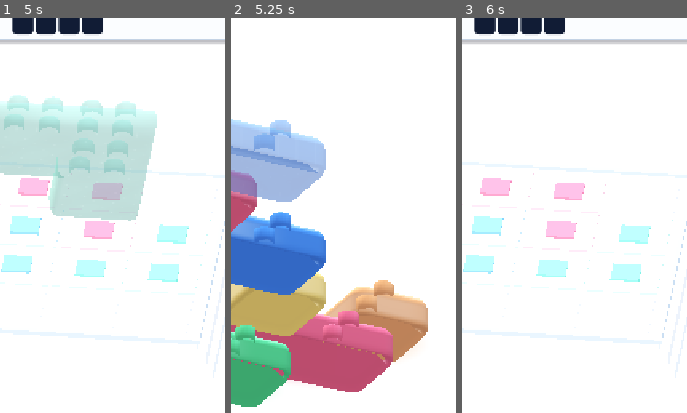
Above: before the commit, frames 1-3 (left to right).
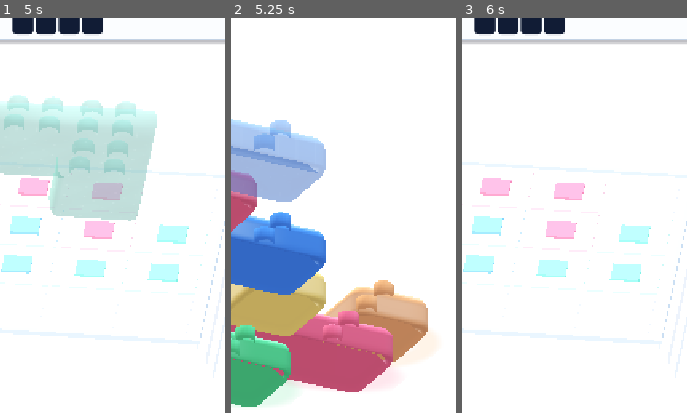
Above: after the commit, the same moments.

Repository: dbrckk/Jelly-bricks
Game: Godot game, scene res://scenes/main.tscn
Same seed, same stepped clock (60 frames per second), same inputs: the game is played once before the commit and once after it.
Inputs (mouse positions are % of the whole screen's width and height, from its top left):
- Up to frame 1 (5 s): click (8, 82) at 0.52 s; click (20, 82) at 1.27 s; click (32, 82) at 2.02 s; click "‹ Niveau" at 2.75 s; click "↻ Tourner" at 3.5 s; click "? Indice" at 4.25 s
- Up to frame 2 (5.25 s): click "Tour 3D" at 5 s
- Up to frame 3 (6 s): click "‹ Puzzles" at 5.75 s
The pictures show only the part of the screen within x 37-87%, y 20-70%; the shares and areas given below are measured in that part.

Frame 1 is identical in both runs. In frame 2, 0.3% of the frame differs, in the area x 12-70%, y 89-98%; in frame 3, nothing differs.

Commit message:
feat(graphics): pooled tinted Jelly light transmission with focused meniscus crescent and squared-radius shading

Diff:
--- a/native-godot/shaders/studio_caustics.gdshader
+++ b/native-godot/shaders/studio_caustics.gdshader
@@ -1,17 +1,32 @@
 shader_type spatial;
 render_mode unshaded, blend_mix, depth_draw_never, cull_disabled;
 
-// One pooled MultiMesh projects muted colored transmission below all
-// ground-contact Jelly bricks. UV radial math only: no textures, lights,
-// depth/screen reads, extra physics or per-brick scene nodes.
+// Transmitted color on the WHITE studio floor, not a glowing outline
+// attached to the brick. This material remains a single MultiMesh draw
+// for ALL ground Jelly pieces (including the photographed 9-tier tower).
+// Artist-controlled optical density; regular editor stays subtle, while
+// the full-screen photography mode reveals the transmitted gel pigment.
+uniform float transmission_energy : hint_range(0.0, 1.0) = 0.74;
+
 void fragment() {
     vec2 p = (UV - vec2(0.5)) * 2.0;
-    float radius = length(p);
-    float soft_core = 1.0 - smoothstep(0.18, 0.90, radius);
-    float refraction_ring = smoothstep(0.27, 0.43, radius) *
-        (1.0 - smoothstep(0.61, 0.88, radius));
-    ALBEDO = mix(COLOR.rgb, vec3(1.0), 0.17);
-    // Restrained pigmentation: the white packshot stays clean.
-    ALPHA = clamp((soft_core * 0.085 +
-        refraction_ring * 0.135) * COLOR.a, 0.0, 0.22);
+    // Squared distance avoids sqrt() on every fragment of every plane.
+    float radius2 = dot(p, p);
+    float dyed_core = 1.0 - smoothstep(0.035, 0.40, radius2);
+    // A soft displaced peripheral crescent imitates the focused light
+    // path through the rounded meniscus of a real candy block. The
+    // existing MultiMesh scale stretches it to the TRUE block footprint.
+    vec2 focus = p + vec2(-0.12, 0.08);
+    float focused_radius2 = dot(focus, focus);
+    float refracted_edge = smoothstep(0.16, 0.32, focused_radius2) *
+        (1.0 - smoothstep(0.56, 0.91, focused_radius2));
+    // The two-sided gradient avoids a stamped concentric perfect circle.
+    float asymmetric_focus = clamp(0.91 + p.x * 0.15 -
+        p.y * 0.09, 0.65, 1.10);
+    ALBEDO = mix(COLOR.rgb, vec3(1.0), 0.06);
+    // Low-opacity red/green/blue/yellow transmitted light. Never produce
+    // near-opaque saturated blotches on a clean Android product scene.
+    ALPHA = clamp((dyed_core * 0.145 +
+        refracted_edge * 0.255 * asymmetric_focus) *
+        transmission_energy * COLOR.a, 0.0, 0.34);
 }
